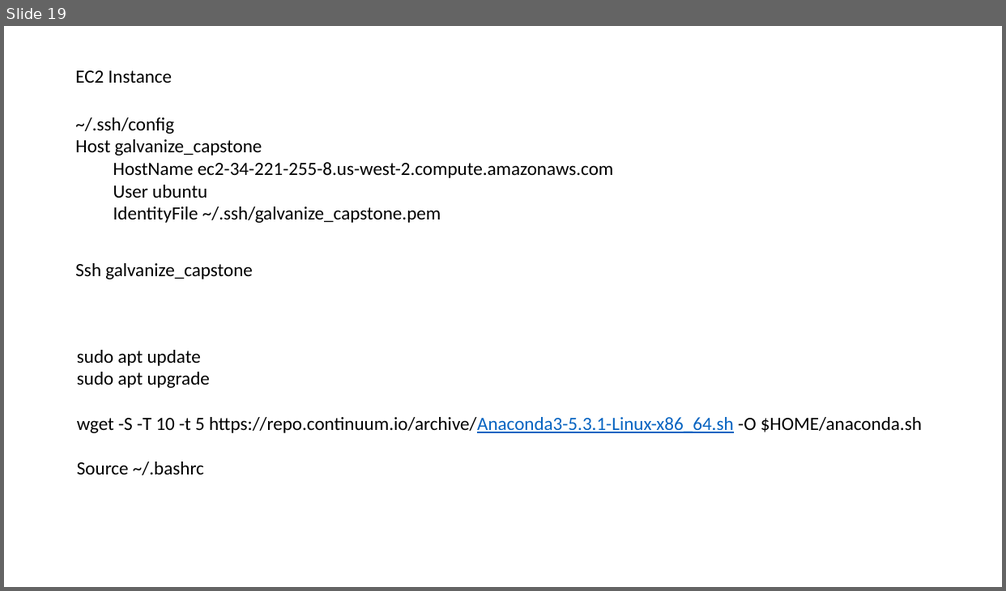
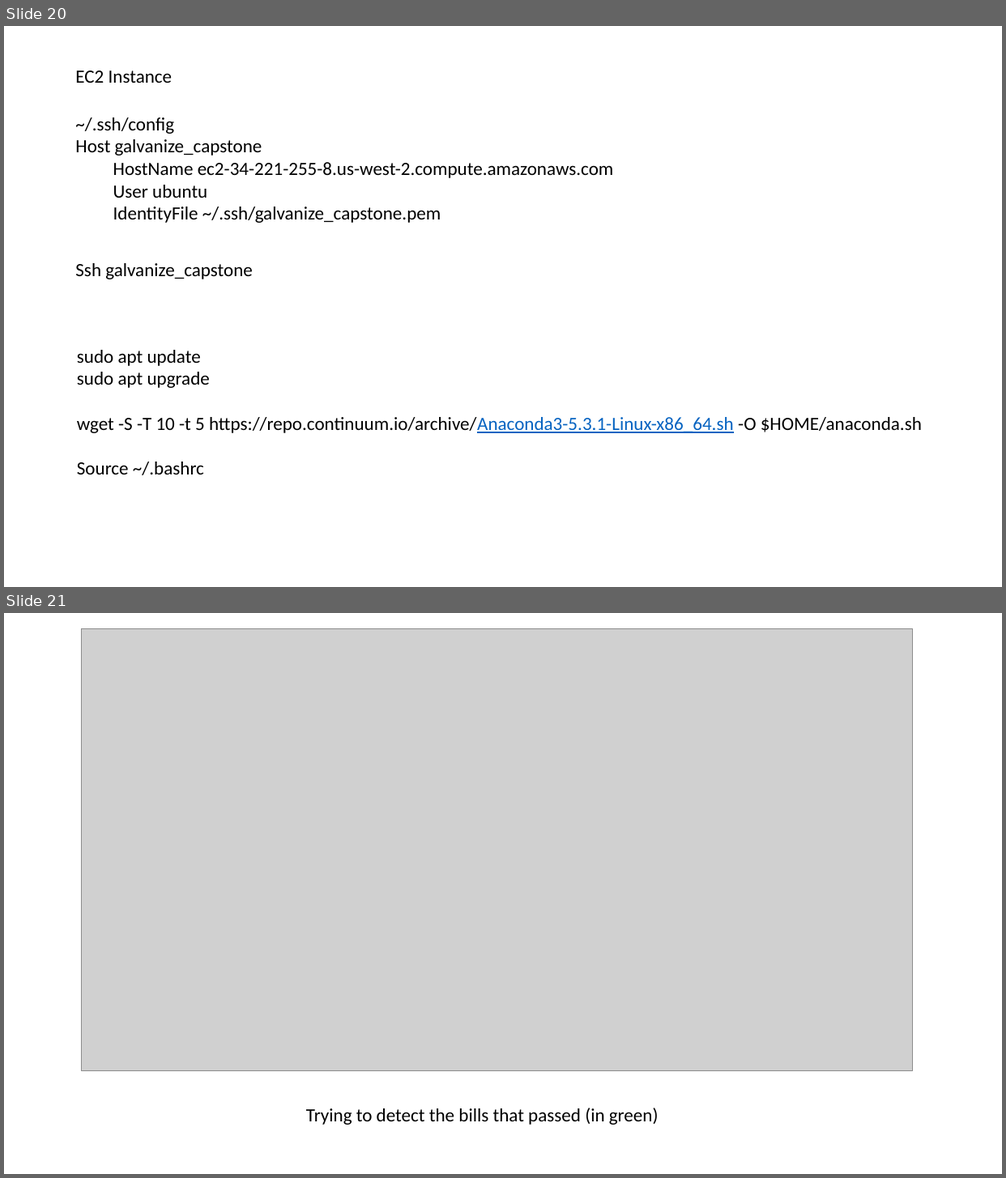
Before and after one commit to BruceZu/galvanize_capstone, a slide deck: Galvanize Capstone Process.pptx. Shown one above the other, each under a label of ours: slide 19 before the commit, slides 20 and 21 after it. The pictures are 1006x591 and 1006x1178 pixels, drawn with LibreOffice and Linux fonts; fonts in the diff are those of the drawing; grey boxes stand for pictures. Boxes give left, top, right and bottom in pixels: in the first picture for what was removed or moved away, otherwise in the second. Text is boxed around its words. In the diff, an @@ line names an element or a change of style, - is before the commit and + after.

```diff
--- a/Galvanize Capstone Process.pptx
+++ b/Galvanize Capstone Process.pptx
@@ slide 21 added at box(4, 613, 1002, 1174), background #FFFFFF @@
@@ picture added at box(82, 628, 913, 1071) @@
@@ text added at box(306, 1108, 658, 1125), 18 pt, text #000000 @@
+Trying to detect the bills that passed (in green)
@@ what was slide 19 is now slide 20 @@
```
Also in this commit, not shown: 11 other slides added, 1 slide removed.
